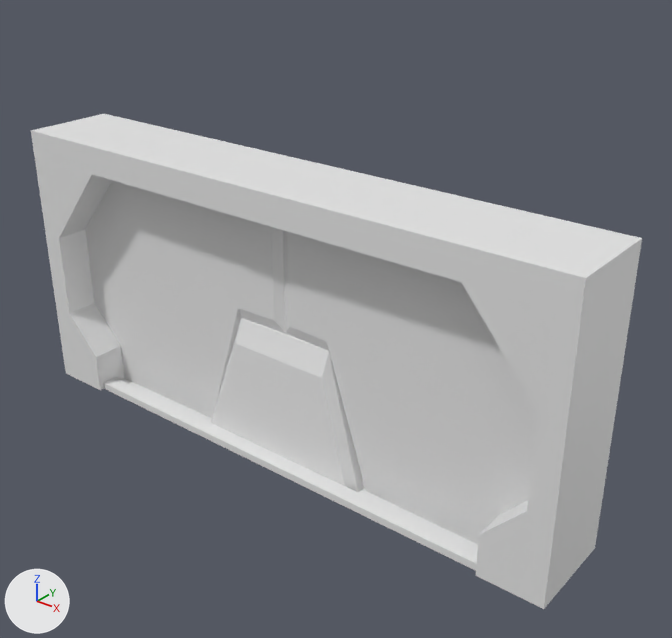
Two versions of the FBX model OMH_Proto/Assets/[Project]/Visuals/Blocking/DoorBlocking.fbx, one commit apart.
The view is the same before and after, from a 50 mm lens placed at (5.63, -6.27, 5.61), pointed at (0.49, 0.16, 1.63). The axes (+X, +Y, +Z) are drawn at lower left. The lights are the same throughout. Where no turn or scale is listed for an object, it has been applied to the vertices.

Objects in the first picture: 'Porte', 'Porte.001', 'Porte.002', 'Porte.003'.
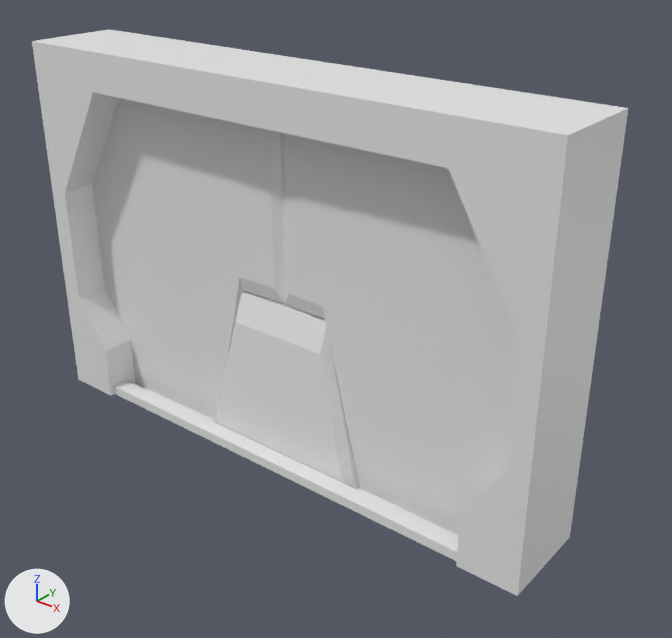
Where the newer file only moved an object's origin or applied its transform, the numbers keep the older frame.

Changed parts and their boxes [x1, y1, x2, y2] in the pictures (672 x 638 px):
'Porte', reshaped, turned, rescaled
    before: [31, 114, 642, 609]
    after: [32, 29, 628, 596]
'Porte.002', mesh rescaled
    before: [283, 230, 537, 544]
    after: [280, 132, 517, 535]
'Porte.001', mesh rescaled
    before: [85, 180, 285, 418]
    after: [92, 98, 285, 420]
'Porte.003', mesh rescaled (14% taller)
    before: [211, 318, 364, 492]
    after: [214, 291, 359, 489]

Patch to the scene script:
```diff
--- a/OMH_Proto/Assets/[Project]/Visuals/Blocking/DoorBlocking.fbx.py
+++ b/OMH_Proto/Assets/[Project]/Visuals/Blocking/DoorBlocking.fbx.py
@@ me_cube_140 @@
 me_cube_140.from_pydata(...)  # 24 vertices, 20 faces; spans x 0.0..3.13, y -0.13..0.12, z 0.0..3.0
 # used by ob_porte_002; location = (0.0, 0.0, 0.0)
+# me_cube_140 part 2: the whole mesh is scaled about the mesh origin by (0.927, 0.995, 1.23)
@@ me_cube_197 @@
 me_cube_197.from_pydata(...)  # 72 vertices, 61 faces; spans x -26.0..26.0, y -1.0..1.0, z 0.0..2.0
 # used by ob_porte; location = (0.0, 0.0, 0.0); scale = (0.125, 0.5, 1.5)
+# me_cube_197 part 3: the whole mesh is multiplied about the mesh origin by the matrix ((11.538, 0.0, 0.0), (0.0, 0.0, 198.192), (0.0, -50.0, 0.0))
@@ me_cube_144 @@
 me_cube_144.from_pydata(...)  # 22 vertices, 18 faces; spans x -1.04..1.04, y -0.26..0.25, z 0.0..1.4
 # used by ob_porte_003; location = (0.0, 0.0, 0.0)
+# me_cube_144 part 1: the whole mesh is scaled about the mesh origin by (0.959, 0.966, 1.22)
@@ me_cube_139 @@
 me_cube_139.from_pydata(...)  # 24 vertices, 20 faces; spans x -3.13..0.0, y -0.13..0.12, z 0.0..3.0
 # used by ob_porte_001; location = (0.0, 0.0, 0.0)
+# me_cube_139 part 4: the whole mesh is scaled about the mesh origin by (0.927, 0.995, 1.23)
@@ ob_porte @@
 ob_porte.location = (0.0, 0.0, 0.0)
-ob_porte.scale = (0.125, 0.5, 1.5)
+ob_porte.rotation_euler = (1.571, 0.0, 0.0)  # degrees (90, 0, 0)
+ob_porte.scale = (0.01, 0.01, 0.01)
```
